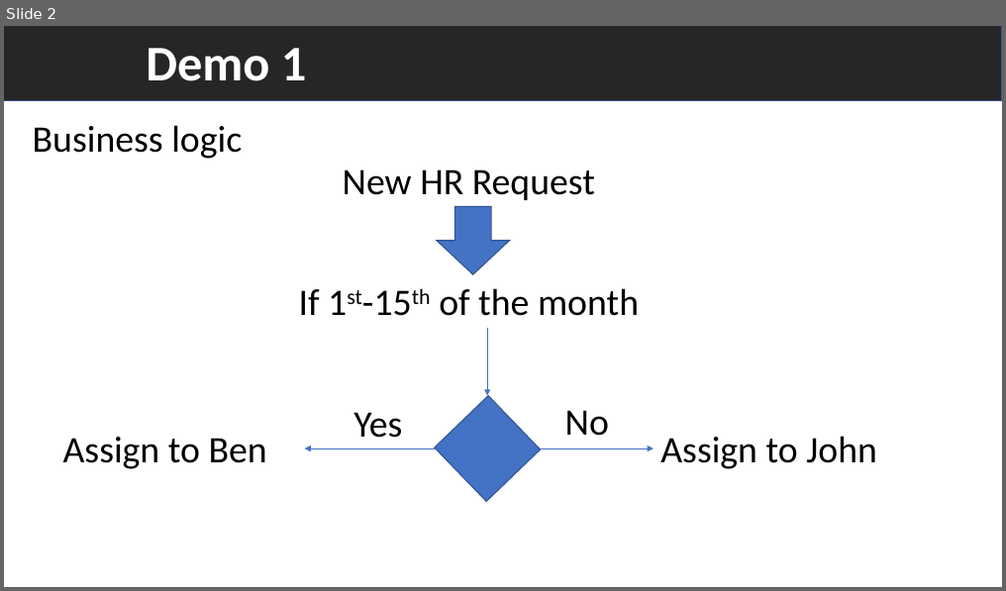
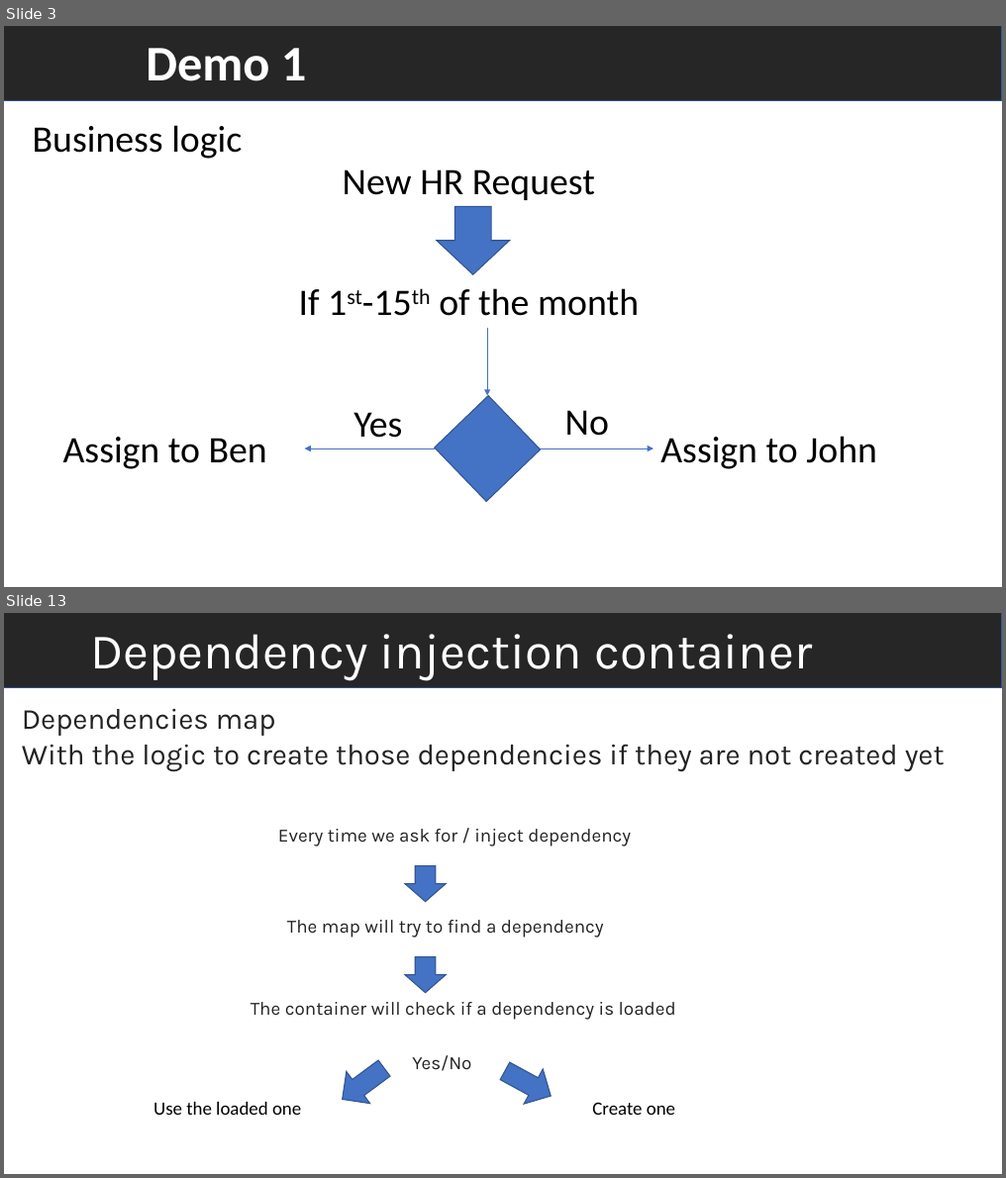
Before and after one commit to VelinGeorgiev/Introduction-Dependency-Injection-ASP.NET-Core, a slide deck: Dependency_Injection.pptx. Shown one above the other, each under a label of ours: slide 2 before the commit, slides 3 and 13 after it; the slides between them are not shown. The pictures are 1006x591 and 1006x1178 pixels, drawn with LibreOffice and Linux fonts; fonts in the diff are those of the drawing. Boxes give left, top, right and bottom in pixels: in the first picture for what was removed or moved away, otherwise in the second. Text is boxed around its words. In the diff, an @@ line names an element or a change of style, - is before the commit and + after.

```diff
--- a/Dependency_Injection.pptx
+++ b/Dependency_Injection.pptx
@@ slide 13 added at bbox=[4, 613, 1002, 1174], background #FFFFFF @@
@@ rectangle added at bbox=[4, 613, 1002, 688], fill #262626, outline #325491 1 pt @@
@@ text added at bbox=[90, 634, 812, 680], 48 pt, text #FFFFFF @@
+Dependency injection container
@@ text added at bbox=[22, 709, 944, 771], 28 pt, text #222222 @@
+Dependencies map
+With the logic to create those dependencies if they are not created yet
@@ text added at bbox=[278, 829, 631, 847], 18 pt, text #222222 @@
+Every time we ask for / inject dependency
@@ down arrow added at bbox=[405, 866, 446, 902], fill #4472C4, outline #325491 1 pt @@
@@ text added at bbox=[287, 920, 604, 938], 18 pt, text #222222 @@
+The map will try to find a dependency
@@ down arrow added at bbox=[405, 958, 446, 993], fill #4472C4, outline #325491 1 pt @@
@@ text added at bbox=[251, 1002, 676, 1020], 18 pt, text #222222 @@
+The container will check if a dependency is loaded
@@ down arrow added at bbox=[330, 1053, 396, 1115], fill #4472C4, outline #325491 1 pt @@
@@ text added at bbox=[412, 1056, 471, 1071], 18 pt, text #222222 @@
+Yes/No
@@ down arrow added at bbox=[495, 1054, 560, 1114], fill #4472C4, outline #325491 1 pt @@
@@ text added at bbox=[153, 1102, 301, 1115], 18 pt, text #000000 @@
+Use the loaded one
@@ text added at bbox=[592, 1102, 675, 1115], 18 pt, text #000000 @@
+Create one
@@ what was slide 2 is now slide 3 @@
```
Also in this commit, not shown: 3 slides changed, 11 other slides added.
